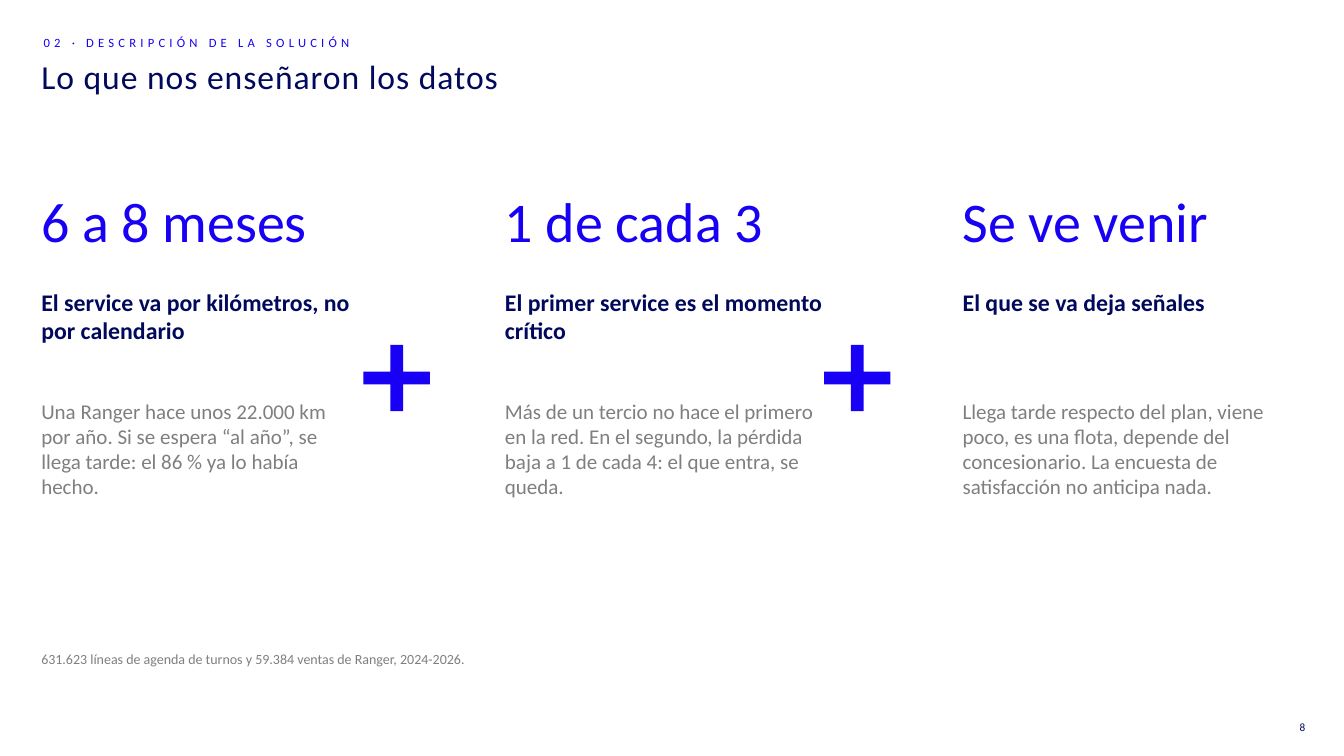
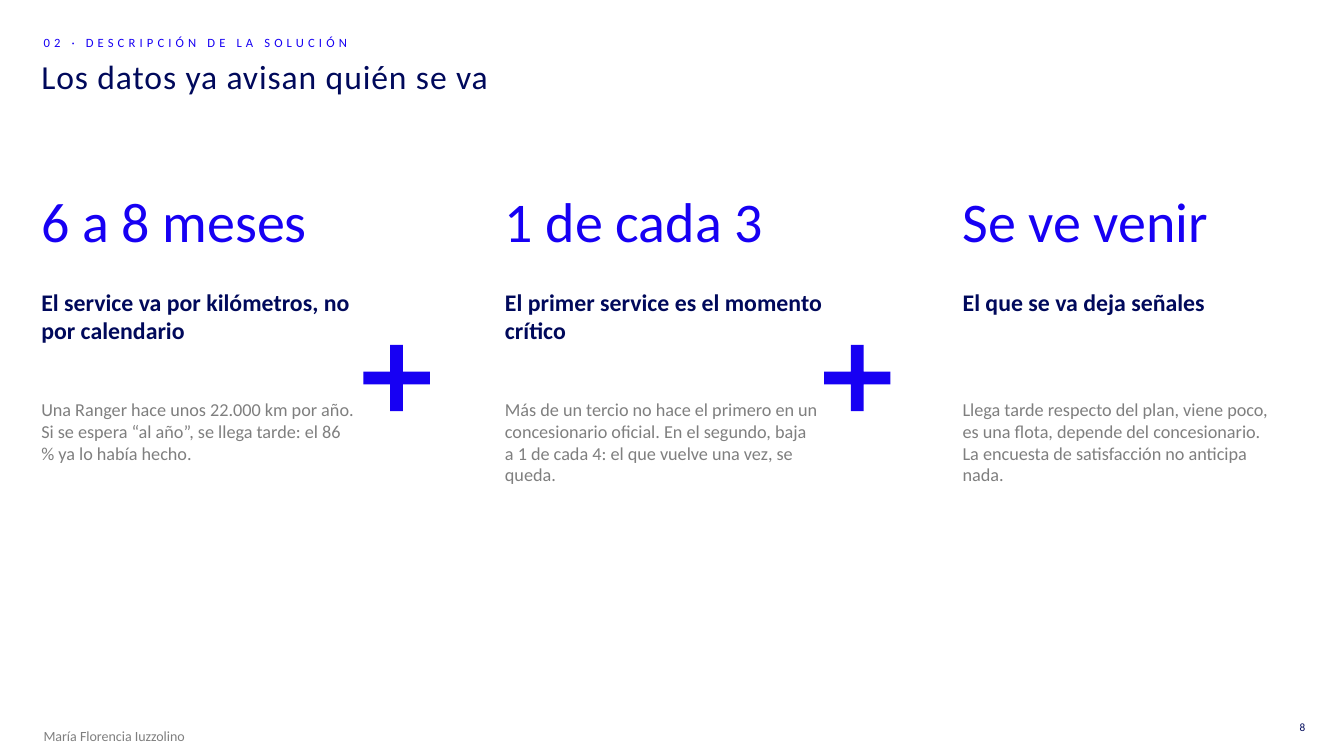
Before and after one commit to FrancoMal/SIMtec, a slide deck: slide 8 of entregables/FIC_III_Desafio_1_Equipo_SIMtec.pptx. Drawn at 1344x756 pixels with LibreOffice and Linux fonts; fonts in the diff are those of the drawing; background and template pictures are left out. Boxes give left, top, right and bottom in pixels: in the first picture for what was removed or moved away, otherwise in the second. Text is boxed around its words. In the diff, an @@ line names an element or a change of style, - is before the commit and + after.

```diff
--- a/entregables/FIC_III_Desafio_1_Equipo_SIMtec.pptx
+++ b/entregables/FIC_III_Desafio_1_Equipo_SIMtec.pptx
@@ title at bbox=[41, 65, 488, 95]: text changed @@
-Lo que nos enseñaron los datos
+Los datos ya avisan quién se va
@@ text "Una Ranger hace unos 22.000 ..." at bbox=[41, 403, 353, 463]: size 15 to 13 pt @@
@@ text at bbox=[505, 403, 817, 484]: text changed; size 15 to 13 pt @@
-Más de un tercio no hace el primero en la red. En el segundo, la pérdida baja a 1 de cada 4: el que entra, se queda.
+Más de un tercio no hace el primero en un concesionario oficial. En el segundo, baja a 1 de cada 4: el que vuelve una vez, se queda.
@@ text "Llega tarde respecto del plan, ..." at bbox=[963, 403, 1267, 481]: size 15 to 13 pt @@
@@ text removed at bbox=[41, 654, 464, 667] @@
-631.623 líneas de agenda de turnos y 59.384 ventas de Ranger, 2024-2026.
@@ text added at bbox=[44, 731, 185, 741], 10 pt, text #7F7F7F @@
+María Florencia Iuzzolino
```
Also in this commit, not shown: 18 other slides changed, 5 slides added, 9 slides removed, 3 other files.
